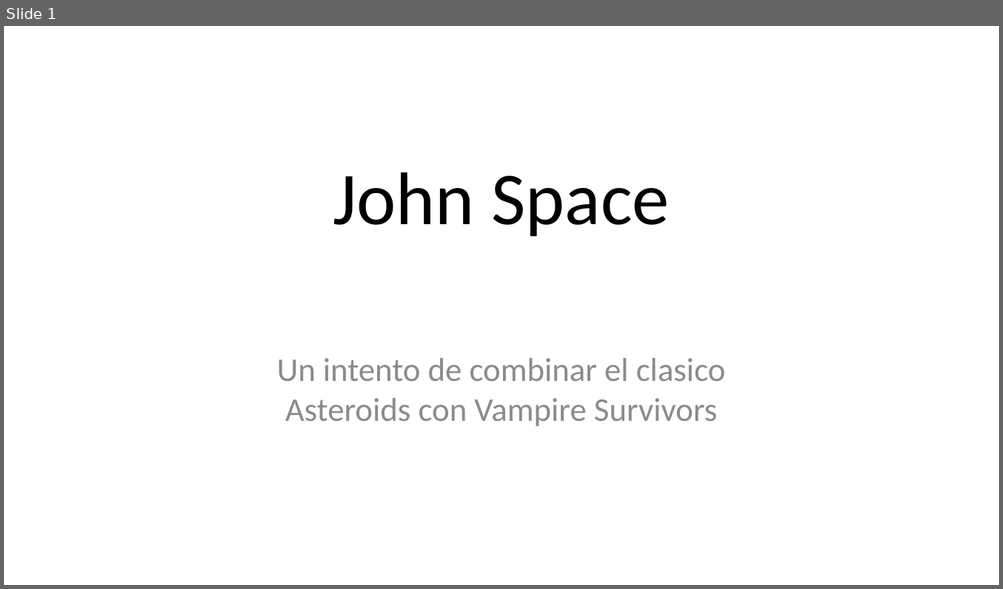
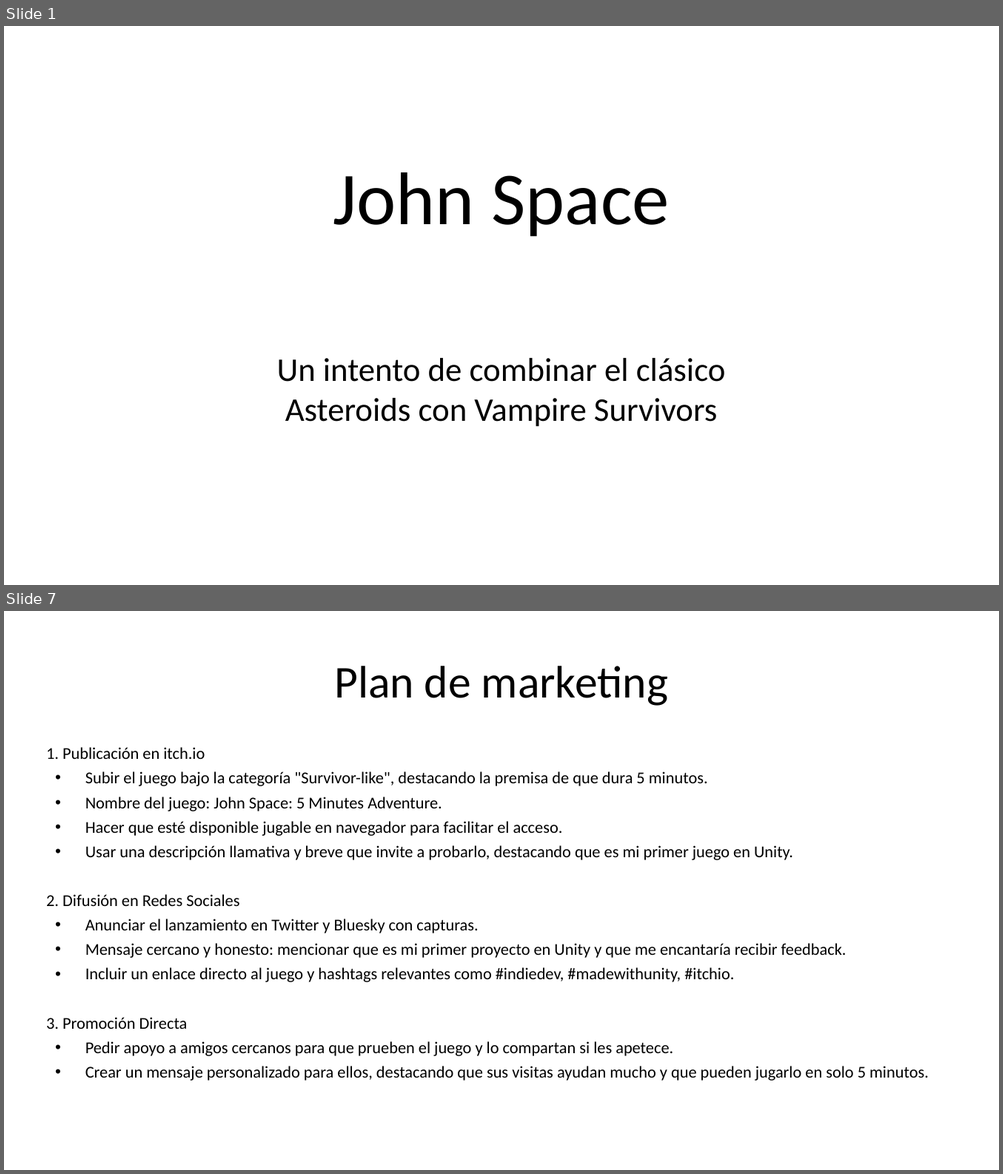
Before and after one commit to AdriCabado/John_Space, a slide deck: John_Space_Presentacion.odp. Shown one above the other, each under a label of ours: slide 1 before the commit, slides 1 and 7 after it; the slides between them are not shown. The pictures are 1003x589 and 1003x1174 pixels, drawn with LibreOffice and Linux fonts; fonts in the diff are those of the drawing. Boxes give left, top, right and bottom in pixels: in the first picture for what was removed or moved away, otherwise in the second. Text is boxed around its words. In the diff, an @@ line names an element or a change of style, - is before the commit and + after.

```diff
--- a/John_Space_Presentacion.odp
+++ b/John_Space_Presentacion.odp
@@ slide 7 added at [4,611,999,1170], background #FFFFFF @@
@@ title added at [334,666,668,706], 44 pt, text #000000 @@
+Plan de marketing
@@ text added at [46,747,928,1081], 16 pt, text #000000 @@
+1. Publicación en itch.io
+• Subir el juego bajo la categoría "Survivor-like", destacando la premisa de que dura 5 minutos.
+• Nombre del juego: John Space: 5 Minutes Adventure.
+• Hacer que esté disponible jugable en navegador para facilitar el acceso.
+• Usar una descripción llamativa y breve que invite a probarlo, destacando que es mi primer juego en Unity.
+2. Difusión en Redes Sociales
+• Anunciar el lanzamiento en Twitter y Bluesky con capturas.
+• Mensaje cercano y honesto: mencionar que es mi primer proyecto en Unity y que me encantaría recibir feedback.
+• Incluir un enlace directo al juego y hashtags relevantes como #indiedev, #madewithunity, #itchio.
+3. Promoción Directa
+• Pedir apoyo a amigos cercanos para que prueben el juego y lo compartan si les apetece.
+• Crear un mensaje personalizado para ellos, destacando que sus visitas ayudan mucho y que pueden jugarlo en solo 5 minutos.
@@ slide 1 changed as well @@
@@ subtitle at [277,358,726,427]: text changed; text colour #8C8C8C to #000000 @@
-Un intento de combinar el clasico Asteroids con Vampire Survivors
+Un intento de combinar el clásico Asteroids con Vampire Survivors
```
Also in this commit, not shown: 1 other slide changed, 5 other slides added, 5 slides removed.
